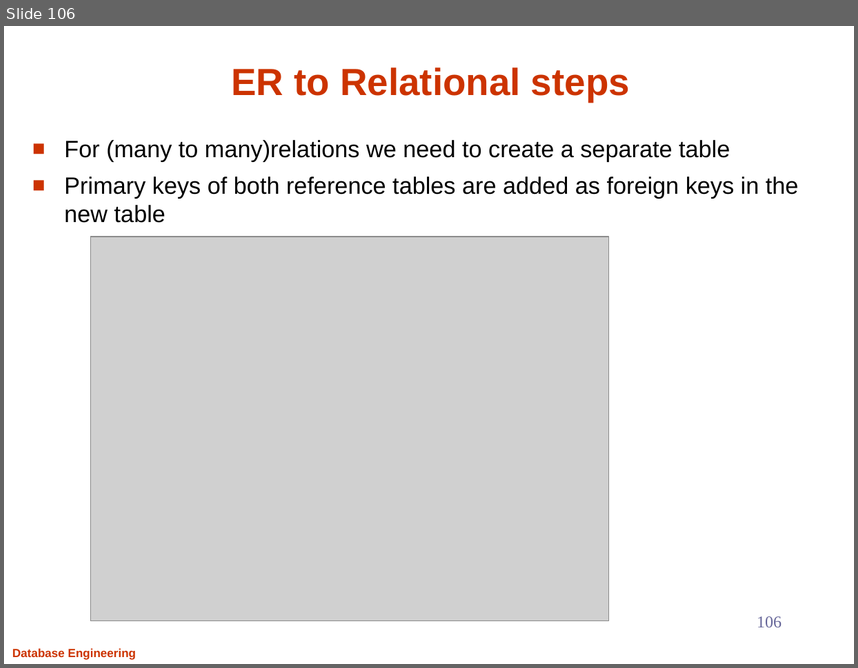
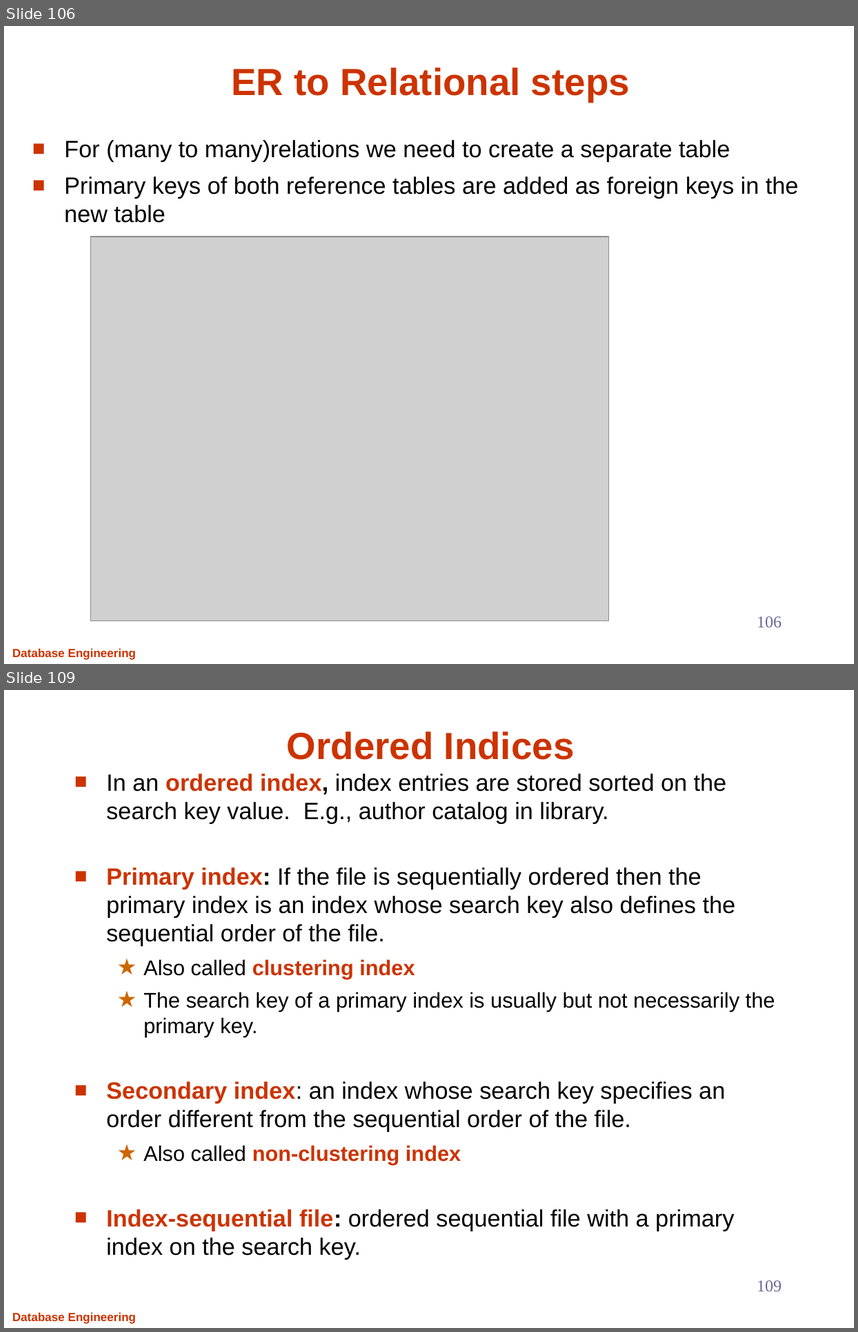
Before and after one commit to Aashishsharma/Learnings, a slide deck: RDBMS/DB.pptx. Shown one above the other, each under a label of ours: slide 106 before the commit, slides 106 and 109 after it; the slides between them are not shown. The pictures are 858x668 and 858x1332 pixels, drawn with LibreOffice and Linux fonts; fonts in the diff are those of the drawing; grey boxes stand for pictures. Boxes give left, top, right and bottom in pixels: in the first picture for what was removed or moved away, otherwise in the second. Text is boxed around its words. In the diff, an @@ line names an element or a change of style, - is before the commit and + after.

```diff
--- a/RDBMS/DB.pptx
+++ b/RDBMS/DB.pptx
@@ slide 109 added at (x1=4, y1=690, x2=854, y2=1328), background #FFFFFF; not listed: 1 template element that a slide beside it also shows @@
@@ title added at (x1=287, y1=731, x2=574, y2=760), 32 pt, text #CC3300, bold @@
+Ordered Indices
@@ text added at (x1=106, y1=773, x2=775, y2=1259), 20 pt, text #000000 @@
+■ In an ordered index, index entries are stored sorted on the search key value. E.g., author catalog in library.
+■ Primary index: If the file is sequentially ordered then the primary index is an index whose search key also defines the sequential order of the file.
+  ★ Also called clustering index
+  ★ The search key of a primary index is usually but not necessarily the primary key.
+■ Secondary index: an index whose search key specifies an order different from the sequential order of the file.
+  ★ Also called non-clustering index
+■ Index-sequential file: ordered sequential file with a primary index on the search key.
@@ page number added at (x1=757, y1=1280, x2=782, y2=1291), 14 pt, text #666699 @@
+109
```
Also in this commit, not shown: 43 other slides added.
